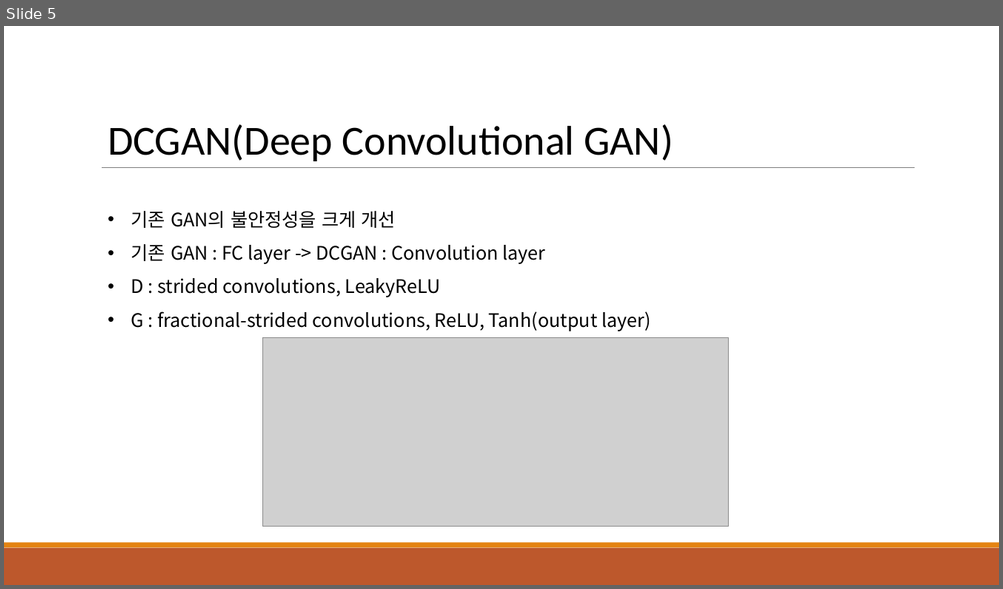
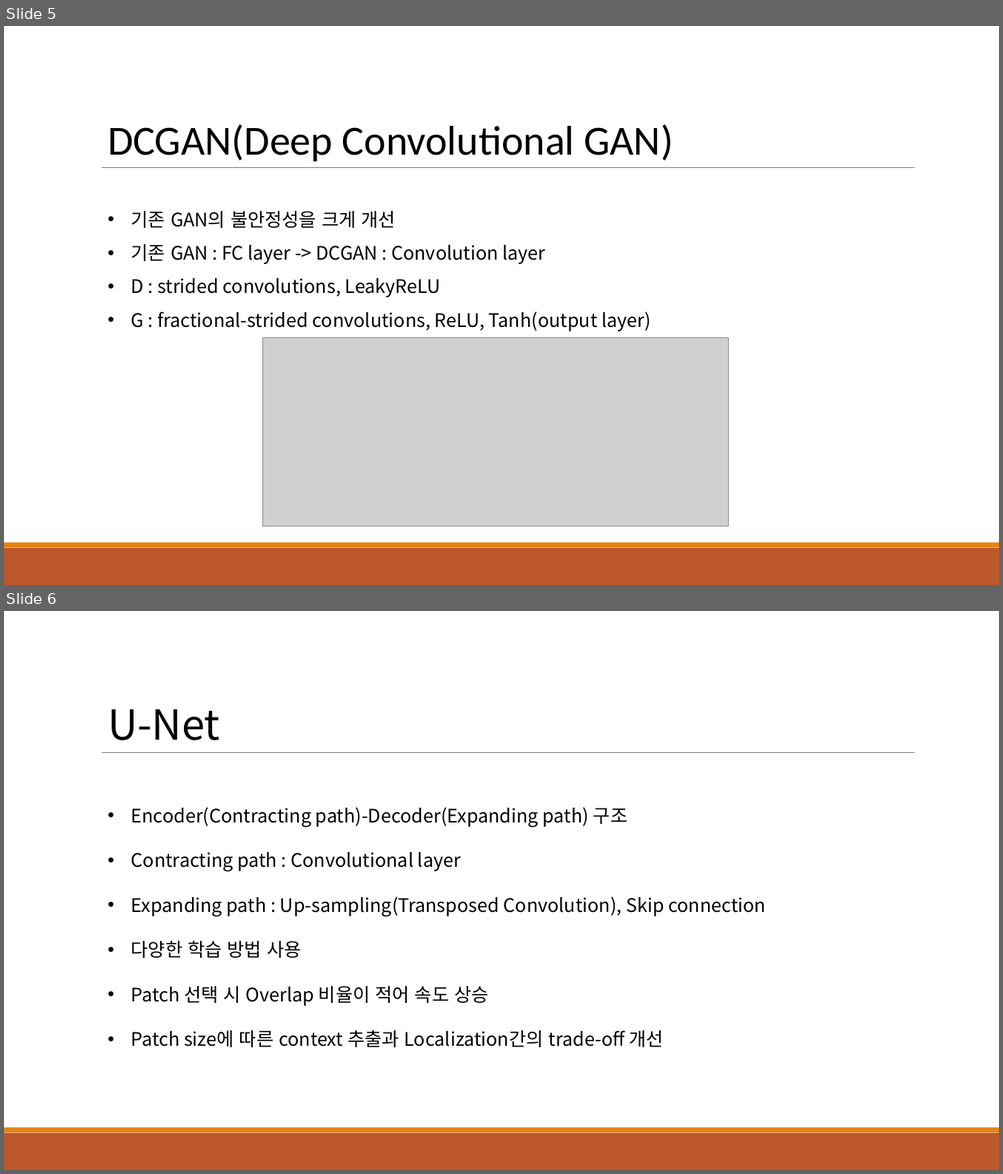
Before and after one commit to HolywaterPark/CVmodel, a slide deck: CVmodel.pptx. Shown one above the other, each under a label of ours: slide 5 before the commit, slides 5 and 6 after it. The pictures are 1003x589 and 1003x1174 pixels, drawn with LibreOffice and Linux fonts; fonts in the diff are those of the drawing; grey boxes stand for pictures. Boxes give left, top, right and bottom in pixels: in the first picture for what was removed or moved away, otherwise in the second. Text is boxed around its words. In the diff, an @@ line names an element or a change of style, - is before the commit and + after.

```diff
--- a/CVmodel.pptx
+++ b/CVmodel.pptx
@@ slide 6 added at <box>4,611,999,1170</box>, background #FFFFFF; not listed: 3 template elements that a slide beside it also shows @@
@@ text added at <box>108,709,765,1048</box>, 18 pt, text #000000 @@
+U-Net
+• Encoder(Contracting path)-Decoder(Expanding path) 구조
+• Contracting path : Convolutional layer
+• Expanding path : Up-sampling(Transposed Convolution), Skip connection
+• 다양한 학습 방법 사용
+• Patch 선택 시 Overlap 비율이 적어 속도 상승
+• Patch size에 따른 context 추출과 Localization간의 trade-off 개선
```
Also in this commit, not shown: 3 other slides added.
